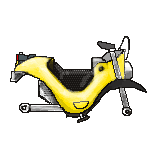
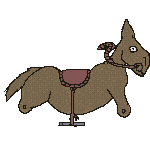
Comparing the layer stacks of the two 150×150 images. Changes:
added layer "Layer 6" above "Layer 8" over (x1=4, y1=19, x2=150, y2=127)
added layer "Layer 8" above "Layer 7" over (x1=6, y1=20, x2=149, y2=116)
added layer "Layer 7" above "Layer 5" over (x1=6, y1=20, x2=150, y2=126)
renamed "Layer 5" to "Highlights", moved it into group "Bike" over (x1=11, y1=37, x2=145, y2=119)
renamed "Layer 2" to "Outline", moved it into group "Bike" over (x1=10, y1=36, x2=147, y2=123)
renamed "Layer 3" to "Color", moved it into group "Bike" over (x1=10, y1=42, x2=145, y2=122)
